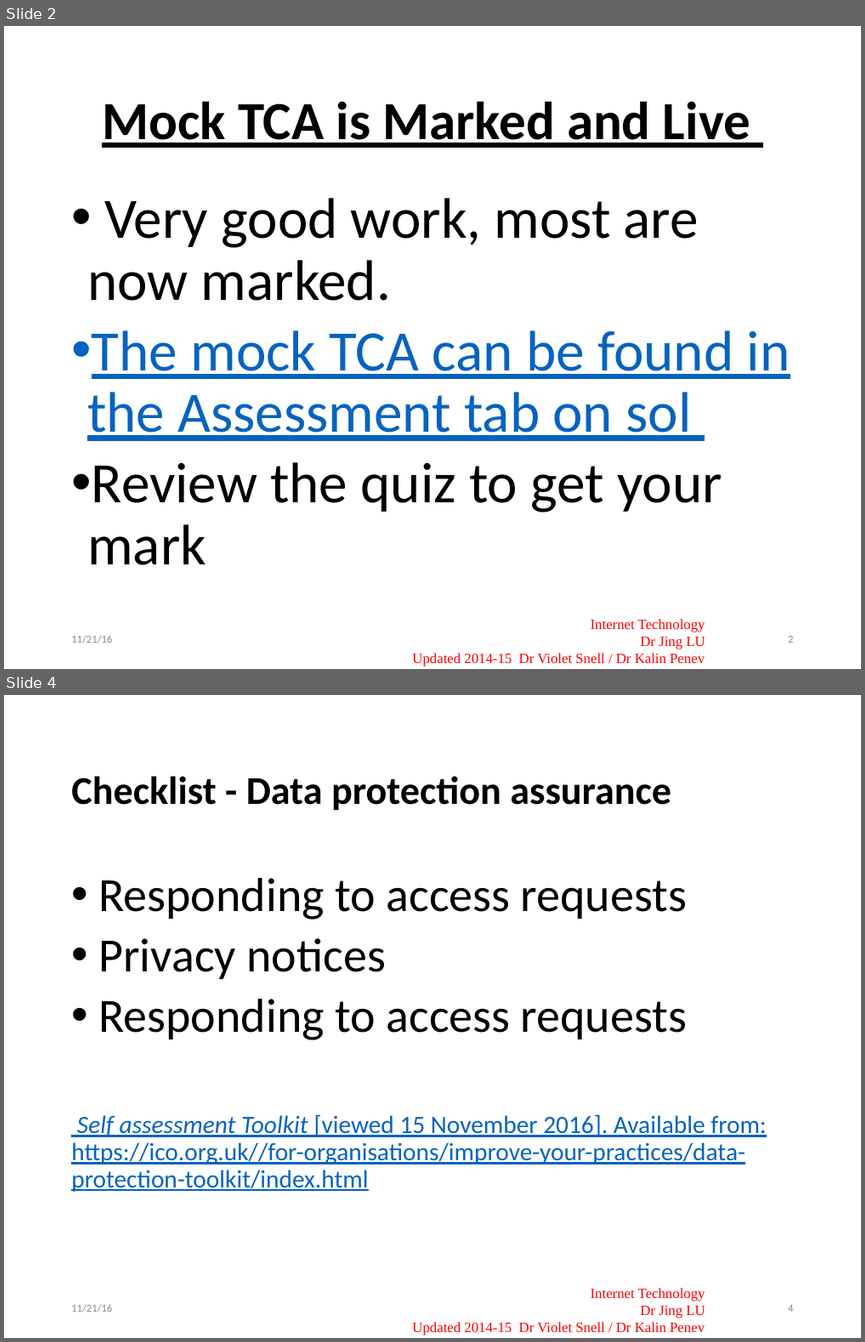
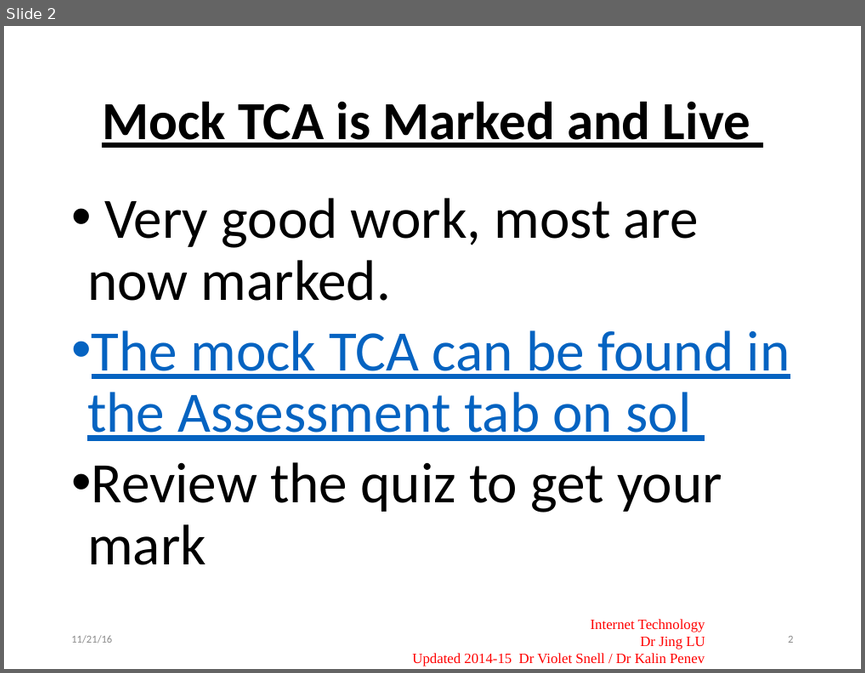
Before and after one commit to joeappleton18/cda400, a slide deck: sessions/week9/slides.pptx. Shown one above the other, each under a label of ours: slides 2 and 4 before the commit, slide 2 after it; the slides between them are not shown. The pictures are 865x1342 and 865x673 pixels, drawn with LibreOffice and Linux fonts; fonts in the diff are those of the drawing; background and template pictures are left out. Boxes give left, top, right and bottom in pixels: in the first picture for what was removed or moved away, otherwise in the second. Text is boxed around its words. In the diff, an @@ line names an element or a change of style, - is before the commit and + after.

```diff
--- a/sessions/week9/slides.pptx
+++ b/sessions/week9/slides.pptx
@@ slide 4 removed at (4, 695, 861, 1338), background #FFFFFF; not listed: 2 template elements that a slide beside it also shows @@
@@ title removed at (71, 776, 671, 811) @@
-Checklist - Data protection assurance
@@ text removed at (71, 878, 766, 1191) @@
-• Responding to access requests
-• Privacy notices
-• Responding to access requests
-Self assessment Toolkit [viewed 15 November 2016]. Available from: https://ico.org.uk//for-organisations/improve-your-practices/data-protection-toolkit/index.html
@@ text removed at (71, 1304, 112, 1312) @@
-11/21/16
@@ page number removed at (788, 1304, 793, 1311) @@
-4
```
Also in this commit, not shown: 1 slide changed, 4 slides added, 7 other slides removed, 1 other file.
